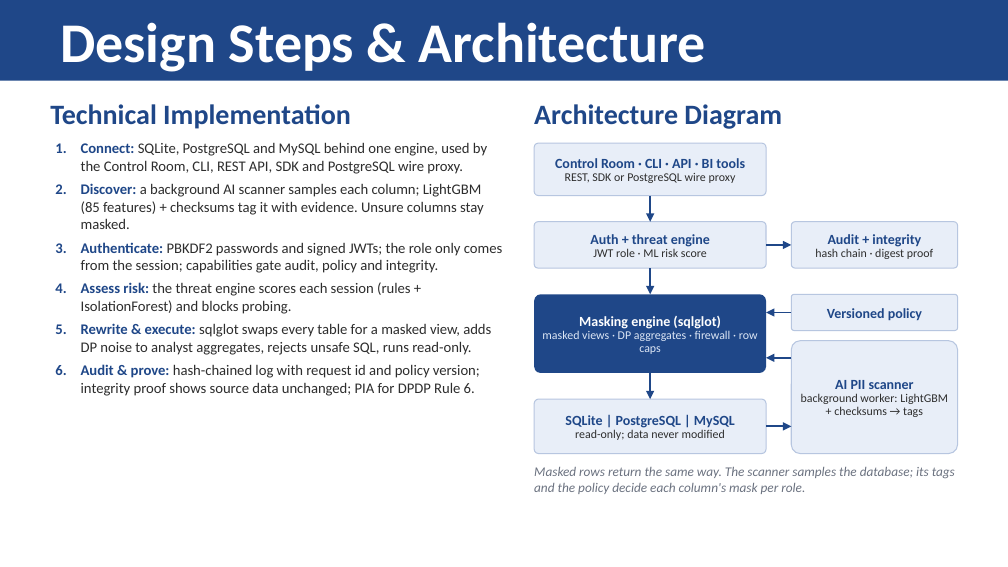
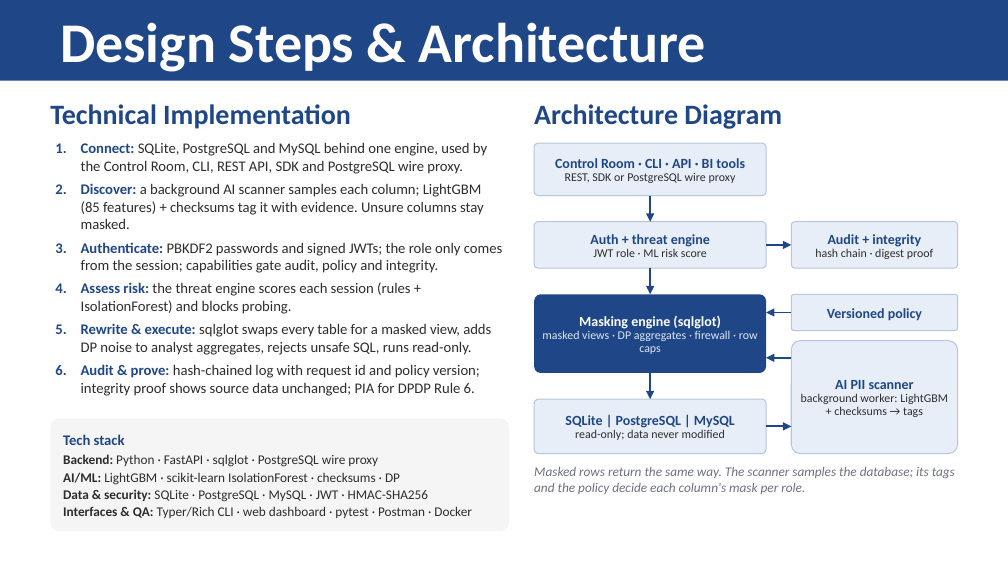
Before and after one commit to hotaro6754/mask, a slide deck: slide 4 of docs/MaskGuard_Round1_Submission.pptx. Drawn at 1008x567 pixels with LibreOffice and Linux fonts; fonts in the diff are those of the drawing. Boxes give left, top, right and bottom in pixels: in the first picture for what was removed or moved away, otherwise in the second. Text is boxed around its words. In the diff, an @@ line names an element or a change of style, - is before the commit and + after.

```diff
--- a/docs/MaskGuard_Round1_Submission.pptx
+++ b/docs/MaskGuard_Round1_Submission.pptx
@@ rounded rectangle added at bbox=[50, 418, 509, 531], fill #F5F5F5, 9.5 pt, text #2D2D2D @@
+Tech stack
+Backend: Python · FastAPI · sqlglot · PostgreSQL wire proxy
+AI/ML: LightGBM · scikit-learn IsolationForest · checksums · DP
+Data & security: SQLite · PostgreSQL · MySQL · JWT · HMAC-SHA256
+Interfaces & QA: Typer/Rich CLI · web dashboard · pytest · Postman · Docker
```
Also in this commit, not shown: 4 other slides changed, 1 other file.
